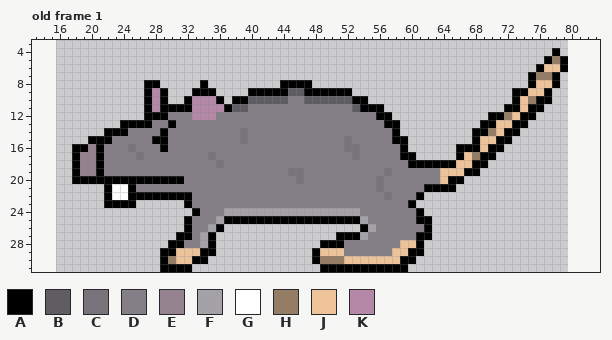
Pixel-art file: AseSpriteSprites/RataBase.aseprite. Above: the version before the commit.
64x32 pixels, 1 frame. Shown: old frame 1: x 13..83, y 3..31. The old version is drawn lined up with the new one, on the new canvas. The commit also changed other frames, which this record leaves out.
Palette (. is transparent): A #000000  B #5f5d61  C #79747c  D #847e87  E #95828f  F #a5a2a7  G #ffffff  H #957c64  J #eec39a  K #b488a6
Pixels before, old frame 1, first column x 18:
 4 ............................................................A.
 5 ...........................................................AHA
 6 ..........................................................AJJA
 7 .........................................................AHHA.
 8 .........AA.....A.........AAAA...........................AJJA.
 9 .........AKA...AAA....AAAAABBAAAAAA....................AAJJA..
10 .........AKA..AKKKA.AABBBBBDDBBBBBBAA..................AJHAA..
11 .........AKAAAAKKKKABBDDDDDDDDDDDDDBAAA...............AAJAA...
12 .........AAADDDKKKDDDDDDDDDDDDDDDDDDDDAA............AAHJAA....
13 ......AAAADDADDDDDDDDDDDDDDDDDDDDDDDDDDAA..........AAJJAA.....
14 ....AAADDDDADDDDDDDDDCDDDDDDDDDDDDDDDDDDA.........AAHJAA......
15 ..AAADDDDDAADDDDDDDDDCDDDDDDDDDDDDCDDDDDAA........AJJAA.......
16 AAEADDDCDDDADDDDDDDDDDDDDDDDDDDDDDCCDDDDDA......AAAJAA........
17 AEEADDDDCDDDDDDDDCDDDDDDDDDDDDDDDDDCDDDDDAA.....AJHAA.........
18 AEEADDDDDDDDDDDDDDCDDDDDDDDDDDDDDDDDDDDDDDAAAAAAJJAA..........
19 AEEADDDDDDDDDDDDDDDDDDDDDDDCCDDDDDDDDDDCDDDDDDJJJAA...........
20 AAAAAAAAAAAAAADDDDDDDDDDDDDDCDDDDDDDDDCDDDDDDDJAA.............
21 ....AGGADDDDDDDDDDDDDDDDDDDDDDDDDDDDDDCDDDDDAAAA..............
22 ....AGGAAAAAAAADDDDDDDDDDDDDDDDDDDDDDDDCDDDA..................
23 ....AAAA......ADDDDDDDDDDDDDDDDDDDDDDDDDDDA...................
24 ...............ADDDFFFFFFFFFFFFFFFFFDDDDDDDA..................
25 ..............ADDDFAAAAAAAAAAAAAAAAAFDDDDDDAA.................
26 ..............ADDFA.................AFDDDDDDA.................
27 .............AADFA...............AAAFDDDDDDAA.................
28 ............AADDFA.............AAADDDDDDDJJA..................
29 ...........AAJJJAA............AJJJDDDDDDJJAA..................
30 ...........AHJJAA.............AHHHJJJJJJJAA...................
31 ...........AAAA................AAAAAAAAAAA....................
The same view after the edit:
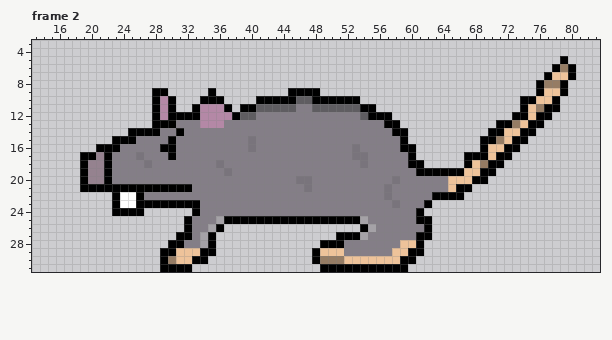
A new or re-ordered frame is compared with the old frame closest to it.
Diff:
canvas 64x32 -> 96x32, the old top-left corner now at 16,0
frames 1 -> 6
Changed rows in their new state; - is an unchanged pixel.
Frame 2 is new; against old frame 1:
first column x 18:
 4 ------------------------------------------------------------.--
 5 -----------------------------------------------------------..--
 6 ----------------------------------------------------------..AHA
 7 ---------------------------------------------------------..AJJA
 8 ---------..-----.---------....---------------------------.AHHA-
 9 ---------.A----..-----.....AA--....--------------------...AJJA-
10 ---------.AKA-..AA--...AAAAAB-AAAAA-.------------------.AAJJA--
11 ---------.AK-..A----.AABBBBB--BBBBB---.---------------..AJHAA--
12 ---------.-KAAAA--KKABB-------------BA--------------...A-JAA---
13 ------....AA----KKK--------------------------------..AAHJAA----
14 ----...AAAAD-A-------D-------------------A--------..AAJJAA-----
15 --...AAA--DDA--------DC-----------D-----D---------.AAHJAA------
16 ...-AA-D----A---------C-----------D-------A-----...AJJAA-------
17 .AAEA-------A----D------------------C----D------.AA-JAA--------
18 .A-EA----C--------------------------C-------.....AJHAA---------
19 .A-EA--------------C-------DD----------D---AAAAAAJJAA----------
20 .-EE-DDDDDDDDD---------------C--------D-C-----DJJJAA-----------
21 -AAA-AA-AAAAAAA--------------C--------DC----DDDJAA-------------
22 ----.A-G-DDDDDD----------------------------DDAAAA--------------
23 ----.-GGAAAAAA-A------------------------C-DDA------------------
24 -----AAAA----------DDDDDDDDDDDDDDDDD---------------------------
Pixel boxes of the changes (left, top, right, bottom) in both pictures:
changed: (72, 48, 576, 216)
